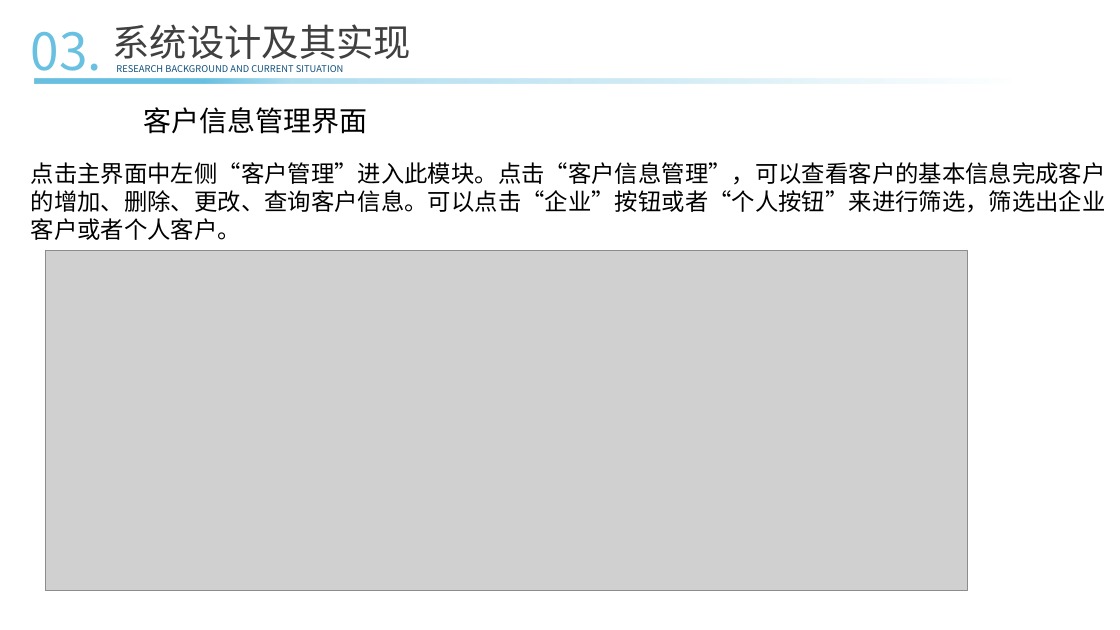
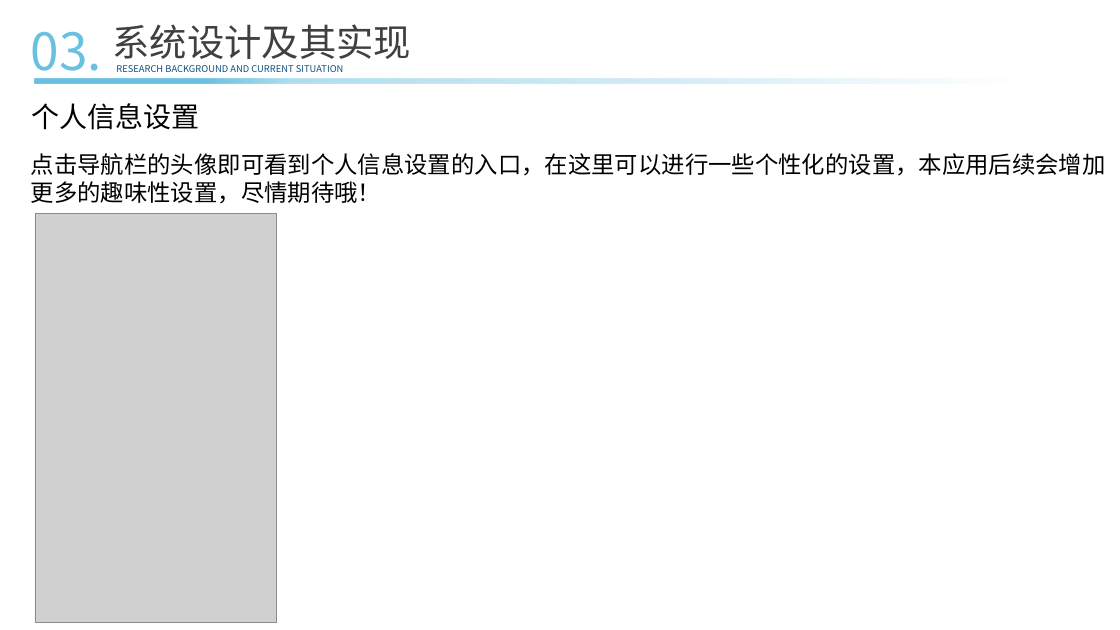
Before and after one commit to ConsoleLZ/chat-app, a slide deck: slide 20 of 毕业论文/毕业答辩(系统开发）.pptx. Drawn at 1120x630 pixels with LibreOffice and Linux fonts; fonts in the diff are those of the drawing; grey boxes stand for pictures. Boxes give left, top, right and bottom in pixels: in the first picture for what was removed or moved away, otherwise in the second. Text is boxed around its words. In the diff, an @@ line names an element or a change of style, - is before the commit and + after.

```diff
--- a/毕业论文/毕业答辩(系统开发）.pptx
+++ b/毕业论文/毕业答辩(系统开发）.pptx
@@ rectangle "个人信息设置": place and size @@
-rectangle "个人信息设置" at [90, 100, 421, 140]
+rectangle "个人信息设置" at [0, 97, 231, 137]
@@ text in rectangle at [31, 103, 199, 130]: text changed @@
-客户信息管理界面
+个人信息设置
@@ rectangle "点击导航栏的头像即可看到个人信息设置的入口，在这里可以进行一些个性化的设置，本应用后续会增加": place and size @@
-rectangle "点击导航栏的头像即可看到个人信息设置的入口，在这里可以进行一些个性化的设置，本应用后续会增加" at [23, 140, 1120, 262]
+rectangle "点击导航栏的头像即可看到个人信息设置的入口，在这里可以进行一些个性化的设置，本应用后续会增加" at [23, 140, 1120, 245]
@@ text in rectangle at [31, 153, 1106, 204]: text changed @@
-点击主界面中左侧“客户管理”进入此模块。点击“客户信息管理”，可以查看客户的基本信息完成客户的增加、删除、更改、查询客户信息。可以点击“企业”按钮或者“个人按钮”来进行筛选，筛选出企业客户或者个人客户。
+点击导航栏的头像即可看到个人信息设置的入口，在这里可以进行一些个性化的设置，本应用后续会增加
+更多的趣味性设置，尽情期待哦！
@@ picture added at [35, 213, 277, 623] @@
@@ picture removed at [45, 251, 968, 592] @@
```
Also in this commit, not shown: 11 other slides changed, 1 slide added, 2 slides removed.
